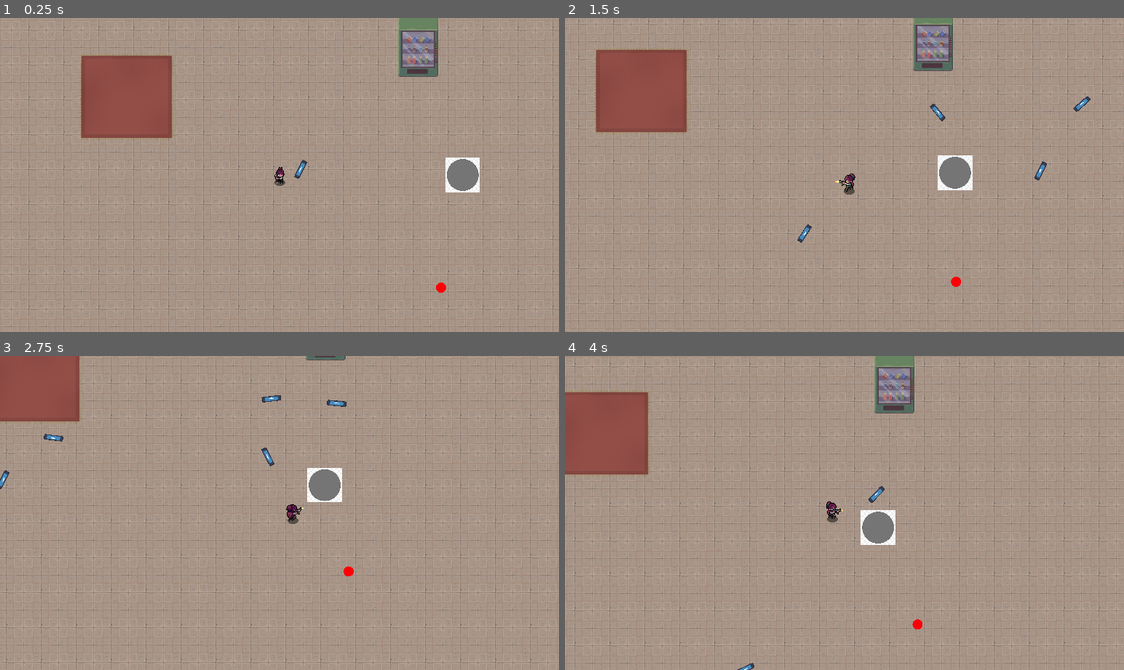
Above: before the commit, frames 1-4 (two rows, left to right).
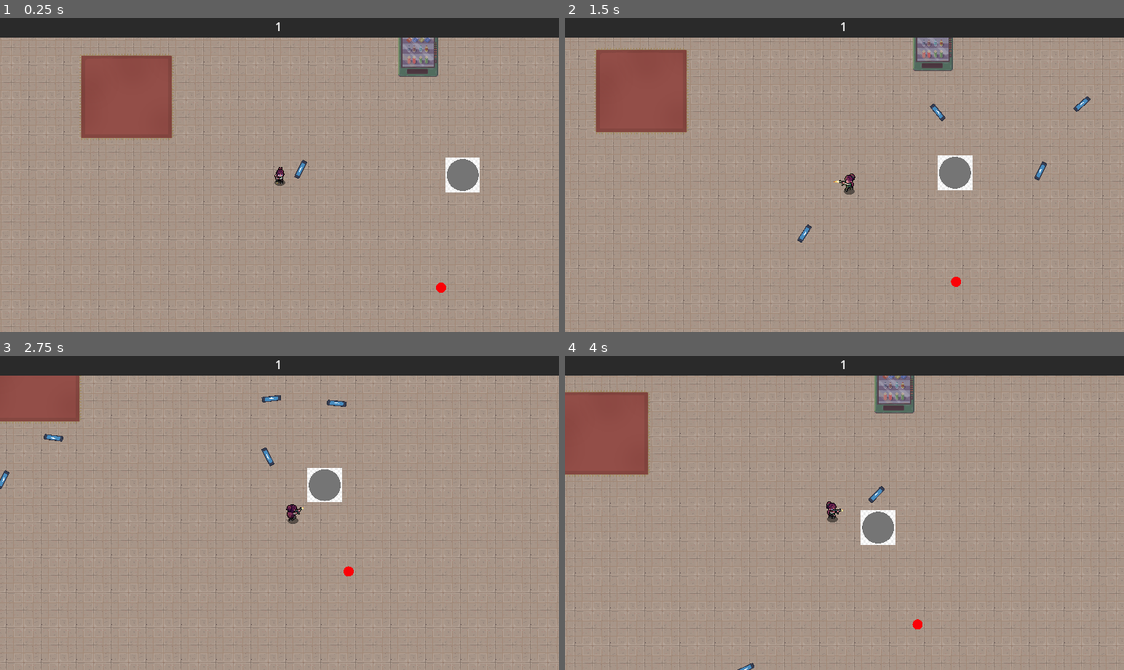
Above: after the commit, the same moments.

Repository: Sylvvs/CoopPuzzle
Game: Godot game, scene res://scenes/logic/scene_handler.tscn
Two runs of this game, one before a commit and one after it. Both use one fixed random seed, a clock stepped at 60 frames per second and the inputs below. The engine's default icon, where the game draws it, is replaced by a stand-in: a white triangle on a blue panel in a dark square.
Inputs (mouse positions are in pixels of both pictures, inside the frame that each line leads up to):
- Up to frame 1 (0.25 s): no input
- Up to frame 2 (1.5 s): move the mouse to (967, 159) at 0.52 s; hold D (right) 0.53-1.28 s; hold E (interact) 0.53-1.28 s; move the mouse to (732, 190) at 1.27 s; hold S (down) from 1.28 s (still down); tap E (interact) at 1.35 s
- Up to frame 3 (2.75 s): move the mouse to (335, 443) at 2.02 s; release S (down) at 2.03 s; hold D (right) from 2.03 s (still down); hold E (interact) from 2.03 s (still down)
- Up to frame 4 (4 s): move the mouse to (816, 575) at 2.77 s; release D (right) at 2.78 s; release E (interact) at 2.78 s; hold W (up) 2.78-3.53 s; tap E (interact) at 2.85 s; move the mouse to (1012, 560) at 3.52 s; hold A (left) from 3.53 s (still down); hold E (interact) from 3.53 s (still down)

The runs differ from the first frame. In frame 1, 6.2% of the frame differs, in the area x 0-100%, y 0-7%; in frame 2, 6.2%; in frame 3, 6.2%; in frame 4, 6.2%.

Commit message:
xp bar (ugly)

Diff:
--- /dev/null
+++ b/scenes/UI Elements/XP&LVL.tscn
@@ -0,0 +1,44 @@
+[gd_scene load_steps=4 format=3 uid="uid://bt8h5bukofmb6"]
+
+[ext_resource type="Script" uid="uid://dq5wf0pj2avaq" path="res://scripts/xp&lvl.gd" id="1_wneqc"]
+
+[sub_resource type="StyleBoxFlat" id="StyleBoxFlat_ybi6s"]
+bg_color = Color(0.16565639, 0.16565642, 0.1656563, 1)
+
+[sub_resource type="StyleBoxFlat" id="StyleBoxFlat_hatmj"]
+bg_color = Color(0.10943233, 0.5775592, 0.23173839, 1)
+
+[node name="Xp&lvl" type="Control"]
+layout_mode = 3
+anchors_preset = 15
+anchor_right = 1.0
+anchor_bottom = 1.0
+grow_horizontal = 2
+grow_vertical = 2
+size_flags_horizontal = 3
+size_flags_vertical = 3
+script = ExtResource("1_wneqc")
+
+[node name="CanvasLayer" type="CanvasLayer" parent="."]
+layer = 2
+
+[node name="ProgressBar" type="ProgressBar" parent="CanvasLayer"]
+offset_right = 768.0
+offset_bottom = 27.0
+size_flags_horizontal = 3
+size_flags_vertical = 3
+theme_override_styles/background = SubResource("StyleBoxFlat_ybi6s")
+theme_override_styles/fill = SubResource("StyleBoxFlat_hatmj")
+show_percentage = false
+
+[node name="CenterContainer" type="CenterContainer" parent="CanvasLayer"]
+anchors_preset = 10
+anchor_right = 1.0
+offset_bottom = 25.0
+grow_horizontal = 2
+
+[node name="RichTextLabel" type="RichTextLabel" parent="CanvasLayer/CenterContainer"]
+custom_minimum_size = Vector2(75, 25)
+layout_mode = 2
+text = "0"
+horizontal_alignment = 1
--- a/scenes/player.gd
+++ b/scenes/player.gd
@@ -53,6 +53,7 @@
 
 
 func level_up():
+	level += 1
 	xp -= level_up_requirement
 	level_up_requirement *= level_up_scaling
 	print('Level Up!')
--- a/scenes/testlevel.tscn
+++ b/scenes/testlevel.tscn
@@ -9,6 +9,7 @@
 [ext_resource type="PackedScene" uid="uid://f451jspvsyb4" path="res://scenes/player.tscn" id="7_bx6wm"]
 [ext_resource type="Script" uid="uid://bj24gumcic2lt" path="res://scripts/interacts/default.gd" id="7_fljaa"]
 [ext_resource type="PackedScene" uid="uid://bjgqwnsi6fr2k" path="res://enemies/test_enemy.tscn" id="10_o40l3"]
+[ext_resource type="PackedScene" uid="uid://bt8h5bukofmb6" path="res://scenes/UI Elements/XP&LVL.tscn" id="11_ifqpo"]
 [ext_resource type="PackedScene" uid="uid://c2ip06vkd8mby" path="res://xp/xp.tscn" id="11_ihbyj"]
 
 [sub_resource type="TileSetAtlasSource" id="TileSetAtlasSource_ifqpo"]
@@ -7204,3 +7205,5 @@
 
 [node name="xp" parent="." instance=ExtResource("11_ihbyj")]
 position = Vector2(687, 402)
+
+[node name="Xp&lvl" parent="." instance=ExtResource("11_ifqpo")]
--- /dev/null
+++ b/scripts/xp&lvl.gd
@@ -0,0 +1,17 @@
+extends Control
+
+var player: Node = null
+@onready var progress_bar = $CanvasLayer/ProgressBar
+@onready var label = $CanvasLayer/CenterContainer/RichTextLabel
+
+func _ready():
+	# Wait a tiny bit so Level1 finishes adding Player to the tree
+	await get_tree().process_frame
+	var players = get_tree().get_nodes_in_group("player")
+	if players.size() > 0:
+		player = players[0]
+
+func _process(_delta: float) -> void:
+	progress_bar.max_value = player.level_up_requirement
+	progress_bar.value = player.xp
+	label.text = JSON.stringify(player.level)
Not shown: 1 places in scenes/testlevel.tscn that only renumber resources
Not shown, added: scripts/xp&lvl.gd.uid
